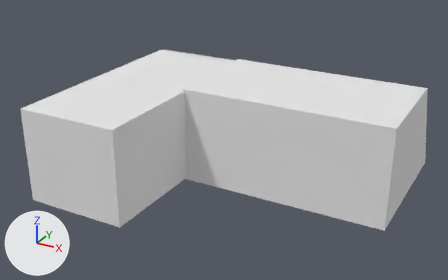
One commit to the Blender file Assets/Models/Room.blend: the scene before it, then after it.
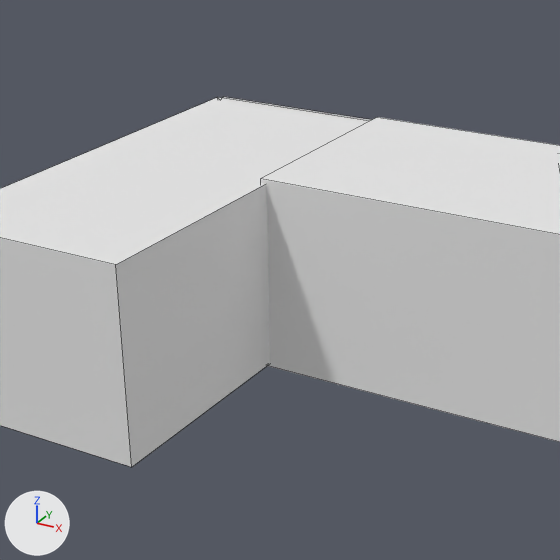
There are two pictures of each version: one whole from a camera (50 mm lens) standing at (8.23, -22.27, 11.55) and looking at (-2.61, -2.55, 1.69), one close up on the part from 13% to 73% of the width and 1% to 97% of the height. The lights are fixed; the arrows at lower left show +X, +Y and +Z. The close-ups show mesh edges as thin lines.

Names of what the first close-up shows: 'HallWalls', 'WallsAndFloor'.
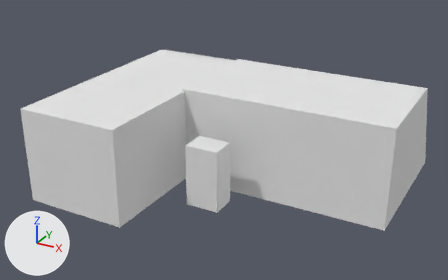
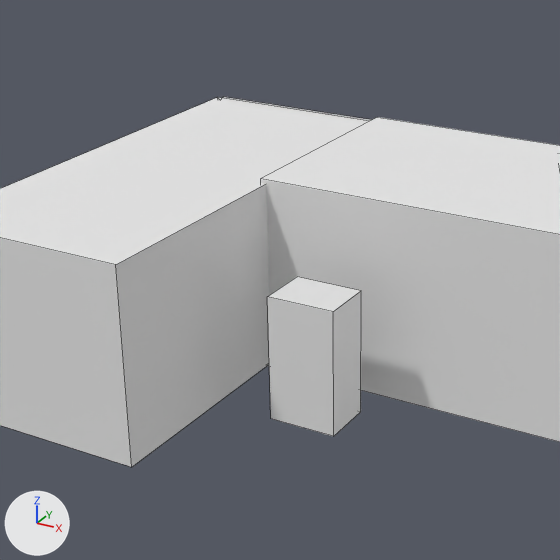
Edits to the bpy script that builds the scene:
```text
Change ob_bathroomdoorcutter:
    remove ob_bathroomdoorcutter.hide_viewport = True
```

What differs and where, as boxes (x1, y1, x2, y2) in the close-ups (560 x 560 px):
'.BathroomDoorCutter', shown: after (267, 277, 361, 436)
